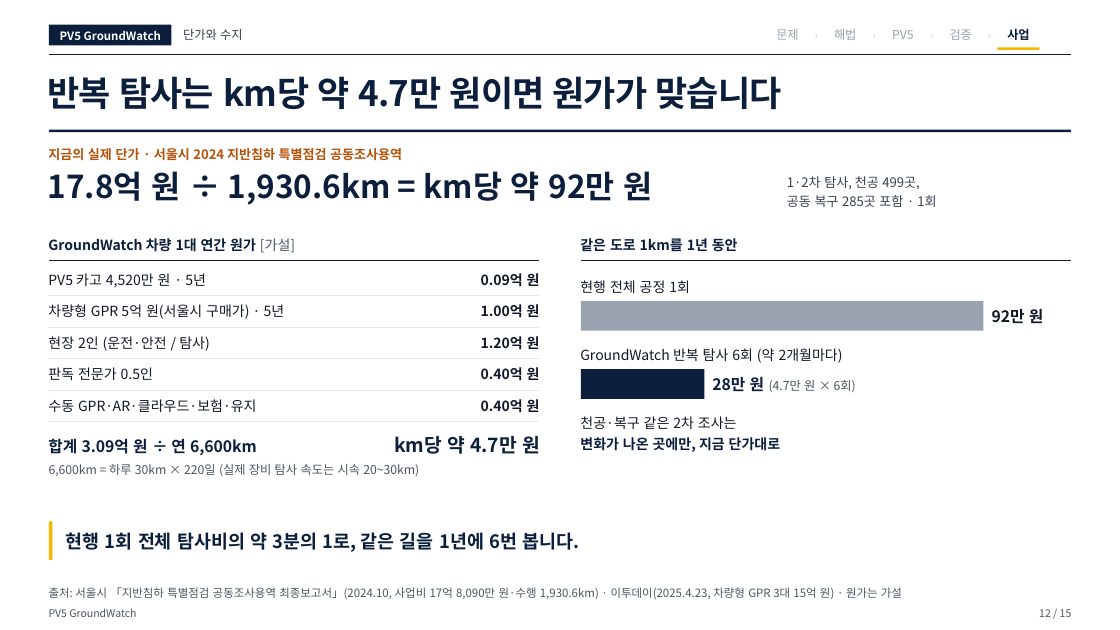
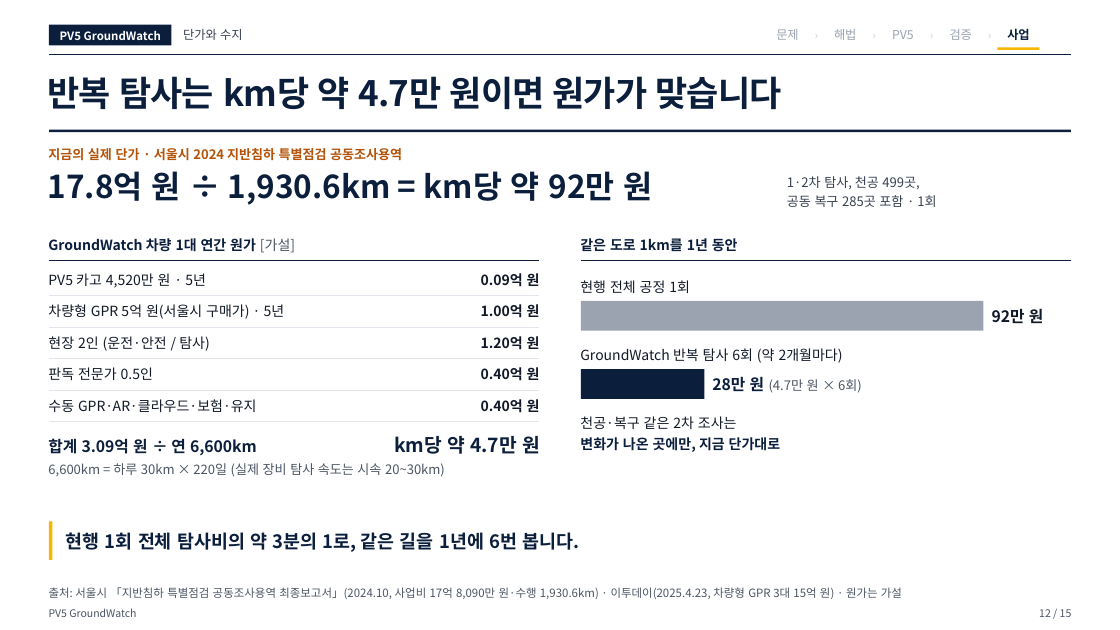
Before and after one commit to woojin-choe/pv5-hose-lab, a slide deck: slide 12 of ppt_all/PV5_GroundWatch_10_23.pptx. Drawn at 1120x630 pixels with LibreOffice and Linux fonts; fonts in the diff are those of the drawing. Boxes give left, top, right and bottom in pixels: in the first picture for what was removed or moved away, otherwise in the second. Text is boxed around its words. In the diff, an @@ line names an element or a change of style, - is before the commit and + after.

```diff
--- a/ppt_all/PV5_GroundWatch_10_23.pptx
+++ b/ppt_all/PV5_GroundWatch_10_23.pptx
@@ text "28만 원 (4.7만 원 × ..." at [712, 376, 862, 393]: size 10.5 to 11.2 pt in "(4.7만 원 × 6회)" @@
@@ text "6,600km = 하루 30km × ..." at [48, 463, 445, 477]: size 10.5 to 11.2 pt @@
```
Also in this commit, not shown: 11 other slides changed, 18 other files.
